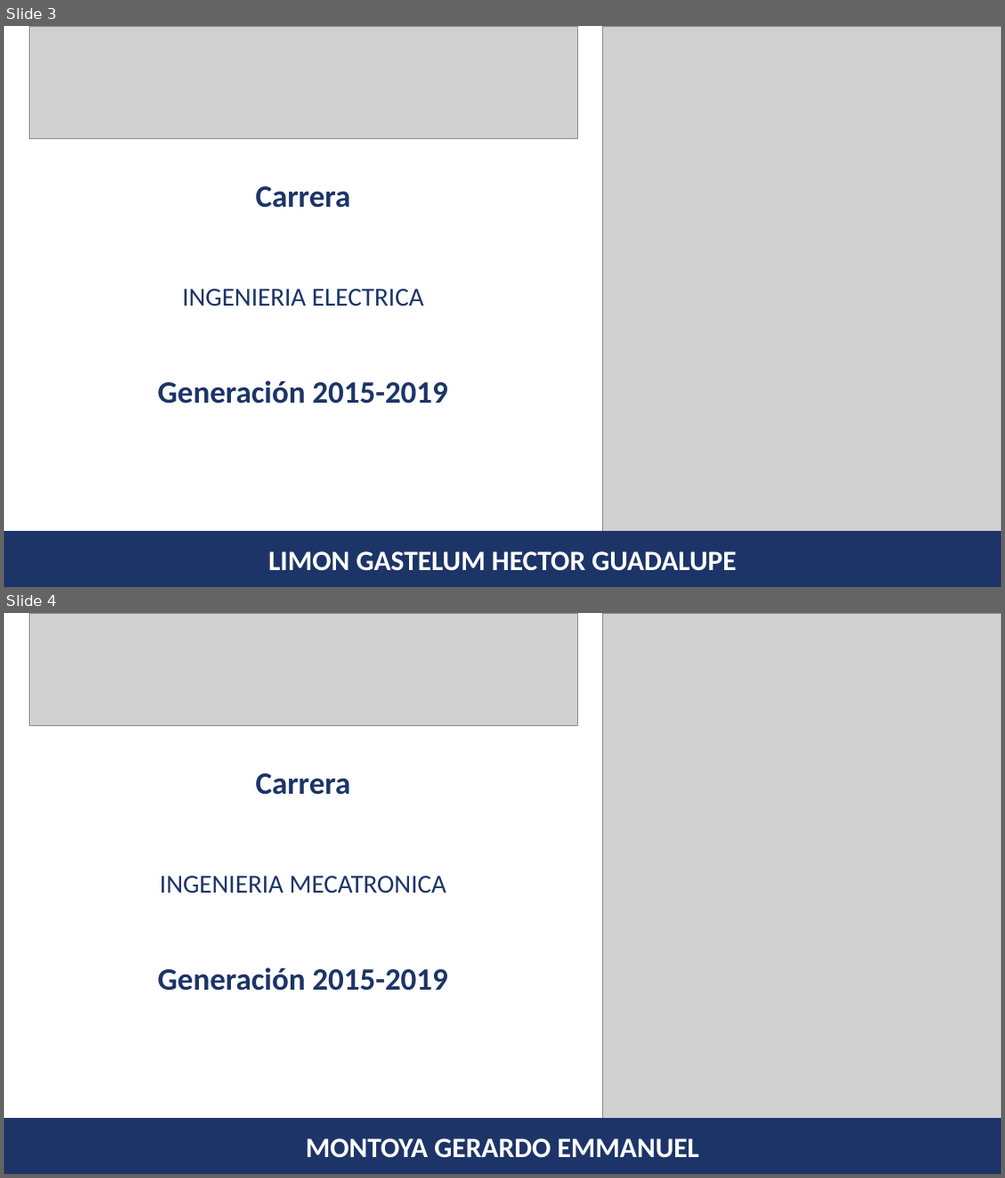
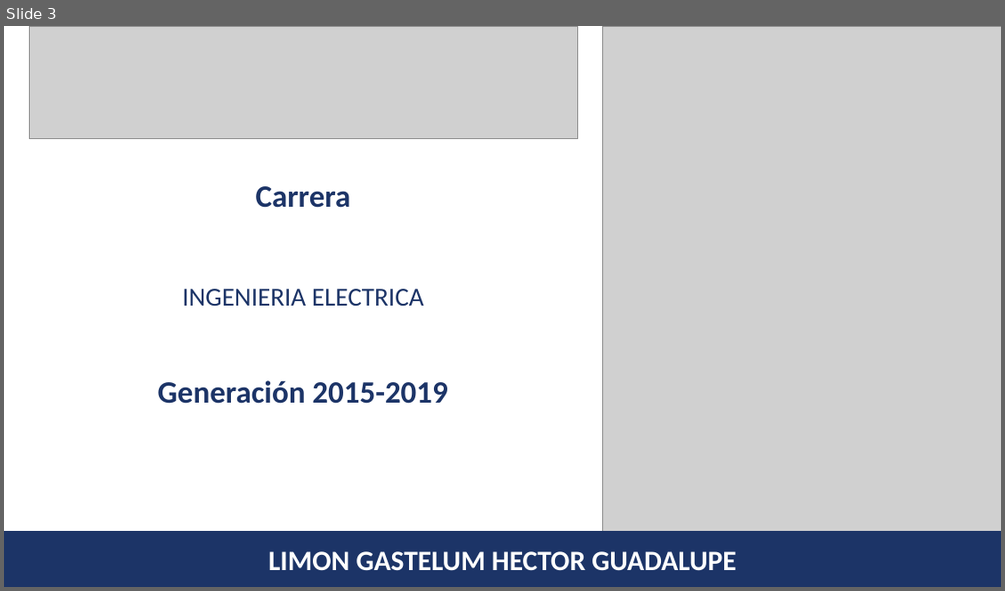
Before and after one commit to Suz8a/pptxGenerator, a slide deck: generator/INGENIERIA ELECTRICA.pptx. Shown one above the other, each under a label of ours: slides 3 and 4 before the commit, slide 3 after it. The pictures are 1005x1178 and 1005x591 pixels, drawn with LibreOffice and Linux fonts; fonts in the diff are those of the drawing; grey boxes stand for pictures. Boxes give left, top, right and bottom in pixels: in the first picture for what was removed or moved away, otherwise in the second. Text is boxed around its words. In the diff, an @@ line names an element or a change of style, - is before the commit and + after.

Commit message:
generates pptx by carrer

```diff
--- a/generator/INGENIERIA ELECTRICA.pptx
+++ b/generator/INGENIERIA ELECTRICA.pptx
@@ slide 4 removed at bbox=[4, 613, 1001, 1174], background #FFFFFF @@
@@ picture removed at bbox=[29, 613, 577, 725] @@
@@ picture removed at bbox=[602, 613, 1001, 1118] @@
@@ text removed at bbox=[256, 773, 351, 795] @@
-Carrera
@@ text removed at bbox=[160, 876, 446, 893] @@
-INGENIERIA MECATRONICA
@@ text removed at bbox=[158, 967, 447, 990] @@
-Generación 2015-2019
@@ rectangle removed at bbox=[4, 1118, 1001, 1174] @@
-MONTOYA GERARDO EMMANUEL
```
Also in this commit, not shown: 1 other slide removed, 3 other files.
